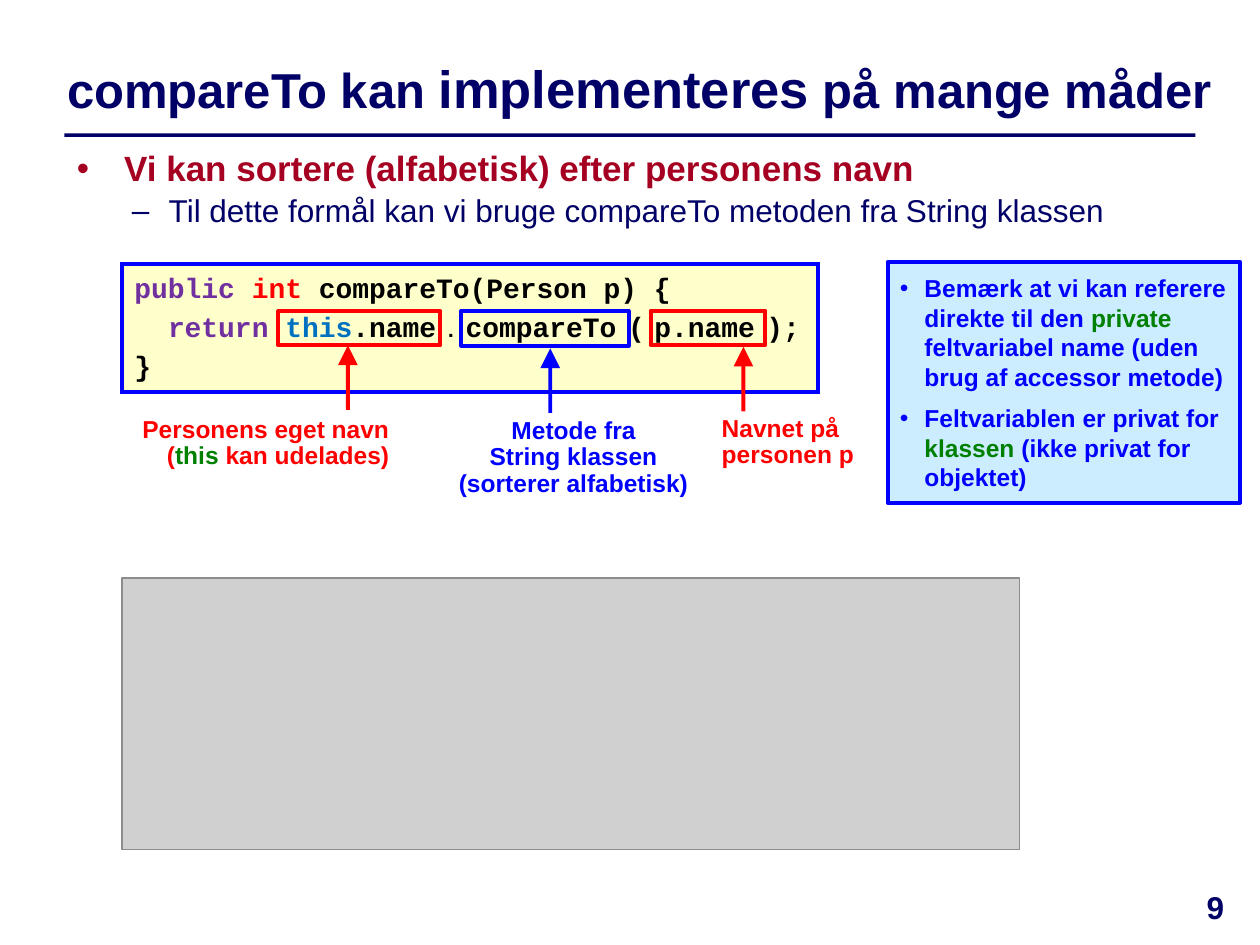
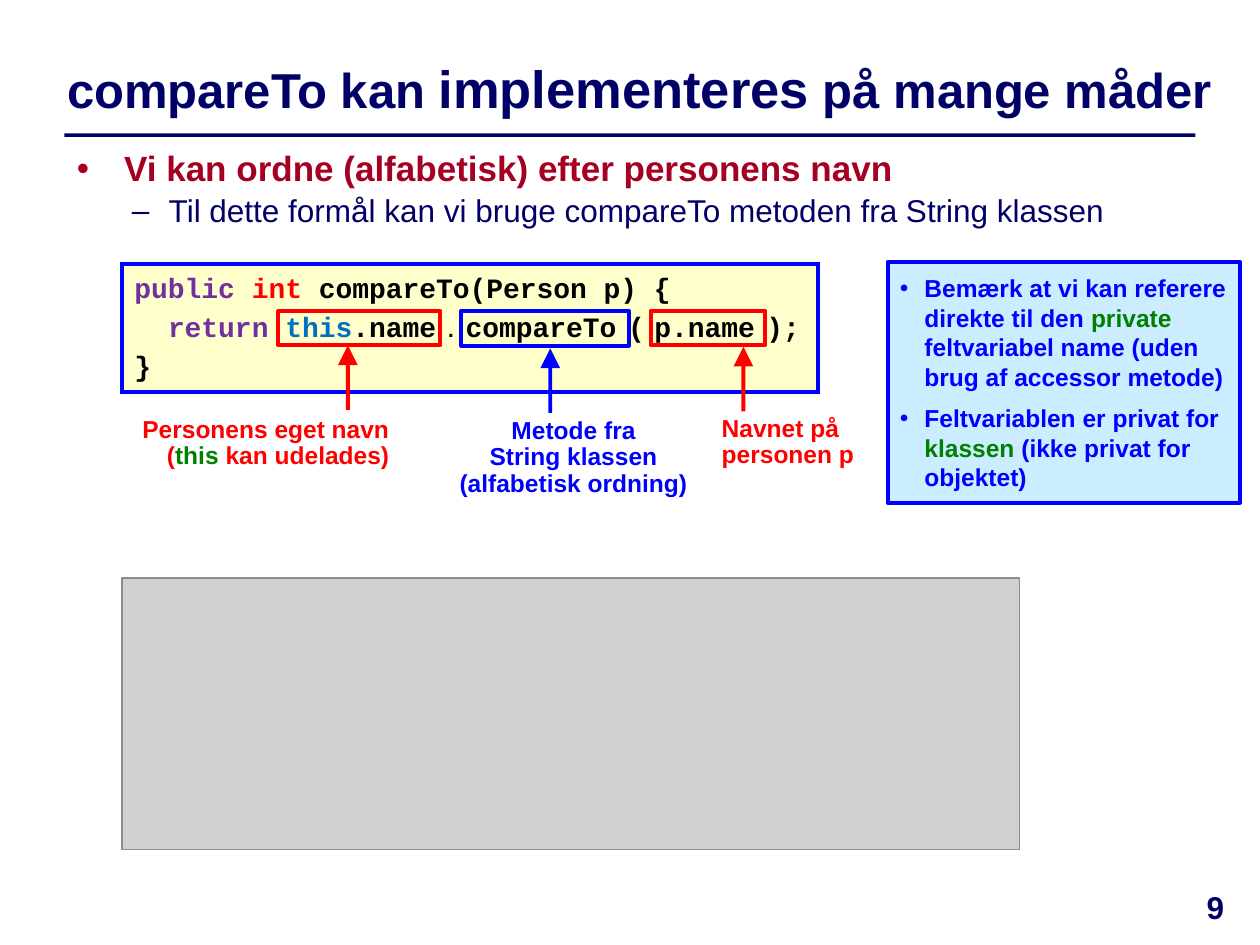
Before and after one commit to IntProgAU/Materiale, a slide deck: slide 9 of web/e23/uge_5a/Slides-Uge5-Mandag.pptx. Drawn at 1260x945 pixels with LibreOffice and Linux fonts; fonts in the diff are those of the drawing; grey boxes stand for pictures. Boxes give left, top, right and bottom in pixels: in the first picture for what was removed or moved away, otherwise in the second. Text is boxed around its words. In the diff, an @@ line names an element or a change of style, - is before the commit and + after.

```diff
--- a/web/e23/uge_5a/Slides-Uge5-Mandag.pptx
+++ b/web/e23/uge_5a/Slides-Uge5-Mandag.pptx
@@ text at (124, 155, 892, 188): text changed @@
-• Vi kan sortere (alfabetisk) efter personens navn
+• Vi kan ordne (alfabetisk) efter personens navn
@@ text at (460, 421, 687, 497): text changed @@
-Metode fra
-String klassen
-(sorterer alfabetisk)
+Metode fra
+String klassen
+(alfabetisk ordning)
```
Also in this commit, not shown: 13 other slides changed.
